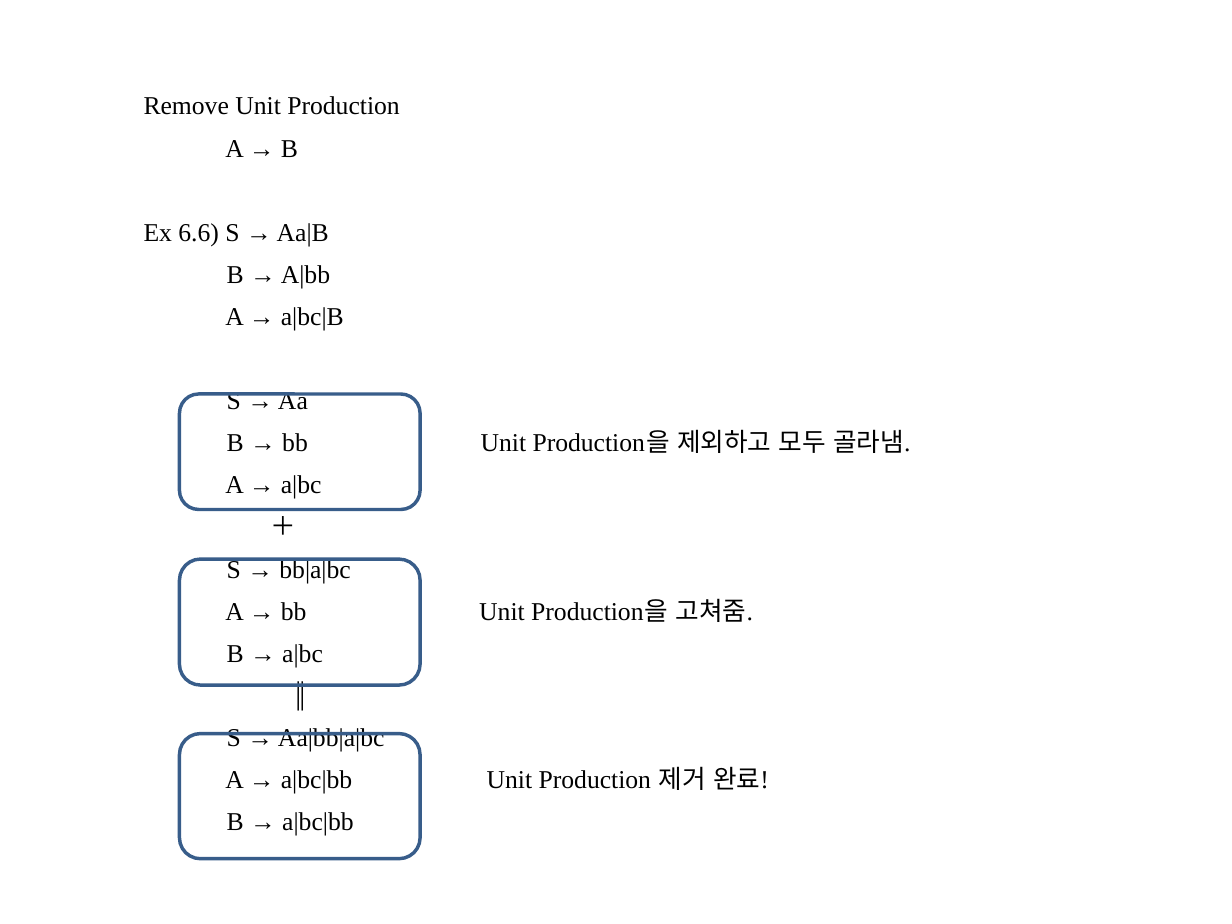
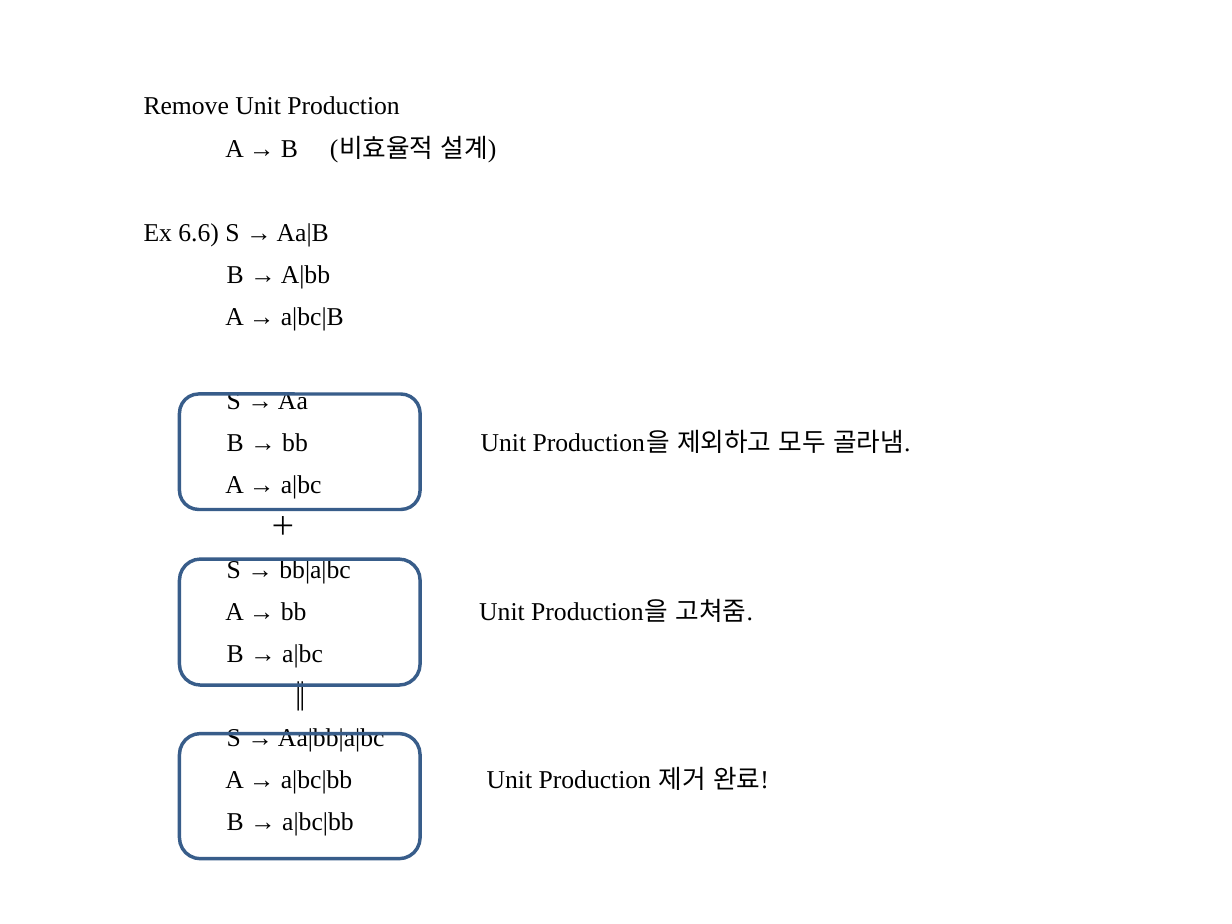
Before and after one commit to imscs21/myuniv2, a slide deck: slide 44 of automata/lecture_file/Automata-note3.pptx. Drawn at 1232x924 pixels with LibreOffice and Linux fonts; fonts in the diff are those of the drawing. Boxes give left, top, right and bottom in pixels: in the first picture for what was removed or moved away, otherwise in the second. Text is boxed around its words. In the diff, an @@ line names an element or a change of style, - is before the commit and + after.

```diff
--- a/automata/lecture_file/Automata-note3.pptx
+++ b/automata/lecture_file/Automata-note3.pptx
@@ text in rectangle at (225,135,497,162): text changed @@
-A → B
+A → B (비효율적 설계)
```
Also in this commit, not shown: 2 other slides changed, 13 other files.
